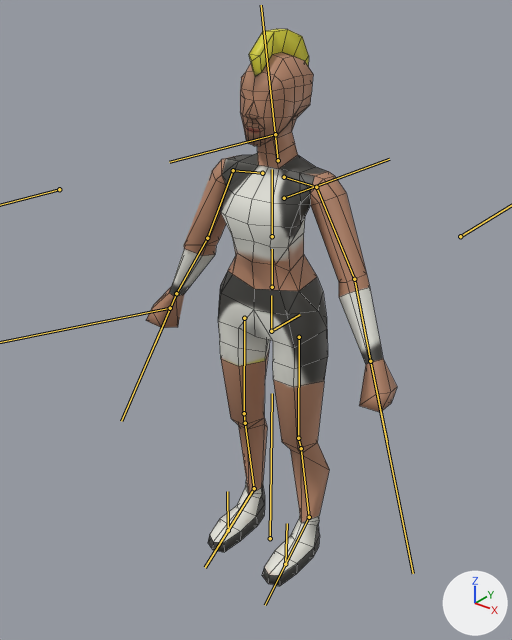
An edit to the FBX model female_warrior_2.fbx, drawn before and after from the same camera.
Camera for both pictures: a 50 mm camera at (1.48, -1.96, 2.28) aimed at (-0.08, -0.01, 1.07). Lighting does not change. The marker at lower right points along +X, +Y and +Z. The bones that bend it are drawn over the model as lines. Mesh edges are drawn as thin lines.

Names of what the first picture shows: 'Hunter'.
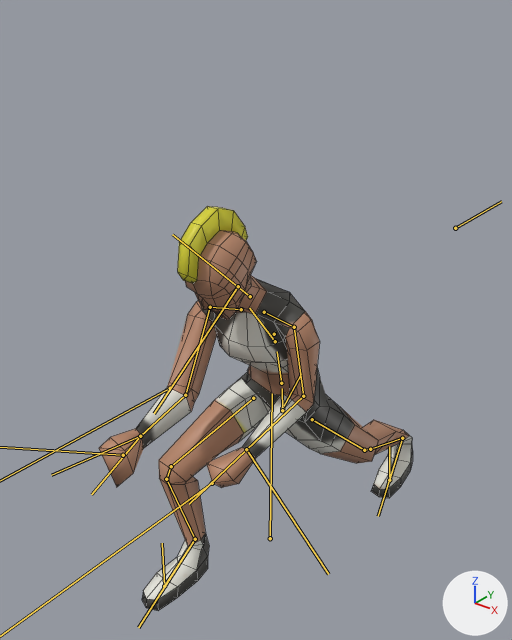
Commit message: Disable battle walk motion

The newer file adds an action. The first version stands in its rest pose; the second is drawn at frame 3 of the action 'Armature|BattleWalk2'.

What differs and where, as boxes [x1, y1, x2, y2] in the pictures (512 x 640 px):
'Hunter', posed (25% wider, 27% shorter)
    before: [146, 29, 397, 586]
    after: [99, 206, 413, 611]
bone 'Toe.R', root to tip
    before: (228, 530) to (226, 532)
    after: (164, 586) to (163, 587)
bone 'Toe.L', root to tip
    before: (285, 564) to (284, 565)
    after: (389, 480) to (388, 481)
bone 'Spin0', root to tip
    before: (271, 331) to (300, 314)
    after: (282, 408) to (301, 374)
bone 'Spin2', root to tip
    before: (272, 287) to (272, 249)
    after: (281, 383) to (277, 351)
bone 'Hip.L', root to tip
    before: (299, 337) to (298, 438)
    after: (312, 419) to (364, 450)
bone 'Knee.L', root to tip
    before: (298, 438) to (301, 448)
    after: (364, 450) to (370, 449)
bone 'Shin.L', root to tip
    before: (301, 448) to (309, 517)
    after: (370, 449) to (402, 438)
bone 'Foot.L', root to tip
    before: (309, 517) to (265, 605)
    after: (402, 438) to (378, 516)
bone 'Hip.R', root to tip
    before: (244, 318) to (244, 413)
    after: (253, 398) to (171, 466)
bone 'Knee.R', root to tip
    before: (244, 413) to (245, 423)
    after: (171, 466) to (166, 479)
bone 'Shin.R', root to tip
    before: (245, 423) to (254, 488)
    after: (166, 479) to (195, 539)
bone 'Foot.R', root to tip
    before: (254, 488) to (205, 567)
    after: (195, 539) to (138, 627)
bone 'cSpine', root to tip
    before: (272, 236) to (273, 236)
    after: (274, 334) to (275, 331)
bone 'Spin3', root to tip
    before: (272, 236) to (272, 169)
    after: (275, 341) to (249, 308)
bone 'Head', root to tip
    before: (275, 134) to (169, 162)
    after: (238, 286) to (154, 413)
bone 'Shoudler.L', root to tip
    before: (284, 177) to (316, 187)
    after: (264, 312) to (294, 327)
bone 'Bicep.L', root to tip
    before: (316, 187) to (354, 279)
    after: (294, 327) to (303, 396)
bone 'Forarm.L', root to tip
    before: (354, 279) to (370, 361)
    after: (303, 396) to (246, 449)
bone 'Shoudler.R', root to tip
    before: (262, 173) to (233, 170)
    after: (241, 309) to (210, 307)
bone 'Bicep.R', root to tip
    before: (233, 170) to (207, 238)
    after: (210, 307) to (185, 395)
bone 'Forarm.R', root to tip
    before: (207, 238) to (176, 293)
    after: (185, 395) to (140, 436)

Diff of the bpy script that builds the scene:
```diff
--- a/female_warrior_2.fbx.py
+++ b/female_warrior_2.fbx.py
@@ bone_root @@
 bone_root = bpy.data.objects['Armature'].pose.bones['Root']
-bone_root.rotation_quaternion = (1.0, 0.0, 0.0, 0.0)  # degrees (0, 0, 0)
+bone_root.rotation_quaternion = (0.995, 0.0, -0.1, 0.0)  # degrees (0, -11, 0)
@@ bone_toe_r @@
 bone_toe_r = bpy.data.objects['Armature'].pose.bones['Toe.R']  # child of 'Root'
-bone_toe_r.location = (0.0, 0.0, 0.0)
-bone_toe_r.rotation_quaternion = (1.0, 0.0, 0.0, 0.0)  # degrees (0, 0, 0)
+bone_toe_r.location = (-0.111, 0.419, 0.023)
+bone_toe_r.rotation_quaternion = (0.995, 0.018, 0.014, 0.093)  # degrees (2, 1, 11)
@@ bone_toe_l @@
 bone_toe_l = bpy.data.objects['Armature'].pose.bones['Toe.L']  # child of 'Root'
-bone_toe_l.location = (0.0, 0.0, 0.0)
-bone_toe_l.rotation_quaternion = (1.0, 0.0, 0.0, 0.0)  # degrees (0, 0, 0)
+bone_toe_l.location = (0.05, -0.804, -0.05)
+bone_toe_l.rotation_quaternion = (0.989, -0.033, -0.006, 0.143)  # degrees (-4, 0, 16)
@@ bone_spin0 @@
 bone_spin0 = bpy.data.objects['Armature'].pose.bones['Spin0']  # child of 'Root'
-bone_spin0.location = (0.0, 0.0, 0.0)
-bone_spin0.rotation_quaternion = (1.0, 0.0, 0.0, 0.0)  # degrees (0, 0, 0)
+bone_spin0.location = (0.019, 0.051, -0.365)
+bone_spin0.rotation_quaternion = (0.961, 0.162, 0.096, 0.202)  # degrees (21, 7, 25)
@@ bone_spin2 @@
 bone_spin2 = bpy.data.objects['Armature'].pose.bones['Spin2']  # child of 'Spin1'
-bone_spin2.rotation_quaternion = (1.0, 0.0, 0.0, 0.0)  # degrees (0, 0, 0)
+bone_spin2.rotation_quaternion = (0.988, -0.113, 0.046, 0.1)  # degrees (-12, 7, 11)
@@ bone_hip_l @@
 bone_hip_l = bpy.data.objects['Armature'].pose.bones['Hip.L']  # child of 'Spin1'
-bone_hip_l.rotation_quaternion = (1.0, 0.0, 0.0, 0.0)  # degrees (0, 0, 0)
+bone_hip_l.rotation_quaternion = (0.948, -0.175, -0.137, 0.226)  # degrees (-24, -10, 29)
@@ bone_knee_l @@
 bone_knee_l = bpy.data.objects['Armature'].pose.bones['Knee.L']  # child of 'Hip.L'
-bone_knee_l.rotation_quaternion = (1.0, 0.0, 0.0, 0.0)  # degrees (0, 0, 0)
+bone_knee_l.rotation_quaternion = (0.998, -0.066, 0.005, 0.002)  # degrees (-8, 1, 0)
@@ bone_shin_l @@
 bone_shin_l = bpy.data.objects['Armature'].pose.bones['Shin.L']  # child of 'Knee.L'
-bone_shin_l.rotation_quaternion = (1.0, 0.0, 0.0, 0.0)  # degrees (0, 0, 0)
+bone_shin_l.rotation_quaternion = (0.998, -0.058, 0.0, -0.005)  # degrees (-7, 0, -1)
@@ bone_foot_l @@
 bone_foot_l = bpy.data.objects['Armature'].pose.bones['Foot.L']  # child of 'Shin.L'
-bone_foot_l.rotation_quaternion = (1.0, 0.0, 0.0, 0.0)  # degrees (0, 0, 0)
+bone_foot_l.rotation_quaternion = (0.892, 0.407, -0.006, -0.198)  # degrees (47, 9, -21)
@@ bone_hip_r @@
 bone_hip_r = bpy.data.objects['Armature'].pose.bones['Hip.R']  # child of 'Spin1'
-bone_hip_r.rotation_quaternion = (1.0, 0.0, 0.0, 0.0)  # degrees (0, 0, 0)
+bone_hip_r.rotation_quaternion = (0.675, 0.713, 0.183, -0.046)  # degrees (95, 18, 12)
@@ bone_knee_r @@
 bone_knee_r = bpy.data.objects['Armature'].pose.bones['Knee.R']  # child of 'Hip.R'
-bone_knee_r.rotation_quaternion = (1.0, 0.0, 0.0, 0.0)  # degrees (0, 0, 0)
+bone_knee_r.rotation_quaternion = (0.934, -0.357, -0.029, 0.001)  # degrees (-42, -3, 1)
@@ bone_shin_r @@
 bone_shin_r = bpy.data.objects['Armature'].pose.bones['Shin.R']  # child of 'Knee.R'
-bone_shin_r.rotation_quaternion = (1.0, 0.0, 0.0, 0.0)  # degrees (0, 0, 0)
+bone_shin_r.rotation_quaternion = (0.937, -0.348, -0.001, 0.019)  # degrees (-41, 1, 2)
@@ bone_foot_r @@
 bone_foot_r = bpy.data.objects['Armature'].pose.bones['Foot.R']  # child of 'Shin.R'
-bone_foot_r.rotation_quaternion = (1.0, 0.0, 0.0, 0.0)  # degrees (0, 0, 0)
+bone_foot_r.rotation_quaternion = (0.995, 0.088, -0.022, 0.039)  # degrees (10, -3, 4)
@@ bone_cspine @@
 bone_cspine = bpy.data.objects['Armature'].pose.bones['cSpine']  # child of 'Spin0'
-bone_cspine.location = (0.0, 0.0, 0.0)
-bone_cspine.rotation_quaternion = (1.0, 0.0, 0.0, 0.0)  # degrees (0, 0, 0)
+bone_cspine.location = (-0.048, 0.049, 0.006)
+bone_cspine.rotation_quaternion = (0.982, 0.143, -0.125, 0.024)  # degrees (16, -15, 1)
@@ bone_spin3 @@
 bone_spin3 = bpy.data.objects['Armature'].pose.bones['Spin3']  # child of 'cSpine'
-bone_spin3.location = (0.0, 0.0, 0.0)
+bone_spin3.location = (-0.001, -0.029, 0.016)
@@ bone_head @@
 bone_head = bpy.data.objects['Armature'].pose.bones['Head']  # child of 'Neck'
-bone_head.rotation_quaternion = (1.0, 0.0, 0.0, 0.0)  # degrees (0, 0, 0)
+bone_head.rotation_quaternion = (0.99, 0.025, 0.003, 0.137)  # degrees (3, 0, 16)
@@ bone_shoudler_l @@
 bone_shoudler_l = bpy.data.objects['Armature'].pose.bones['Shoudler.L']  # child of 'Spin3'
-bone_shoudler_l.rotation_quaternion = (1.0, 0.0, 0.0, 0.0)  # degrees (0, 0, 0)
+bone_shoudler_l.rotation_quaternion = (0.987, 0.15, 0.047, 0.021)  # degrees (17, 5, 3)
@@ bone_bicep_l @@
 bone_bicep_l = bpy.data.objects['Armature'].pose.bones['Bicep.L']  # child of 'Shoudler.L'
-bone_bicep_l.rotation_quaternion = (1.0, 0.0, 0.0, 0.0)  # degrees (0, 0, 0)
+bone_bicep_l.rotation_quaternion = (0.935, 0.269, 0.018, -0.229)  # degrees (30, 9, -25)
@@ bone_forarm_l @@
 bone_forarm_l = bpy.data.objects['Armature'].pose.bones['Forarm.L']  # child of 'Bicep.L'
-bone_forarm_l.rotation_quaternion = (1.0, 0.0, 0.0, 0.0)  # degrees (0, 0, 0)
+bone_forarm_l.rotation_quaternion = (0.89, 0.455, 0.0, -0.035)  # degrees (54, 2, -4)
@@ bone_shoudler_r @@
 bone_shoudler_r = bpy.data.objects['Armature'].pose.bones['Shoudler.R']  # child of 'Spin3'
-bone_shoudler_r.rotation_quaternion = (1.0, 0.0, 0.0, 0.0)  # degrees (0, 0, 0)
+bone_shoudler_r.rotation_quaternion = (0.998, 0.007, -0.048, -0.025)  # degrees (1, -6, -3)
@@ bone_bicep_r @@
 bone_bicep_r = bpy.data.objects['Armature'].pose.bones['Bicep.R']  # child of 'Shoudler.R'
-bone_bicep_r.rotation_quaternion = (1.0, 0.0, 0.0, 0.0)  # degrees (0, 0, 0)
+bone_bicep_r.rotation_quaternion = (0.788, 0.575, 0.172, 0.139)  # degrees (74, 6, 25)
@@ bone_forarm_r @@
 bone_forarm_r = bpy.data.objects['Armature'].pose.bones['Forarm.R']  # child of 'Bicep.R'
-bone_forarm_r.rotation_quaternion = (1.0, 0.0, 0.0, 0.0)  # degrees (0, 0, 0)
+bone_forarm_r.rotation_quaternion = (0.927, 0.374, 0.0, 0.029)  # degrees (44, -1, 3)
```
